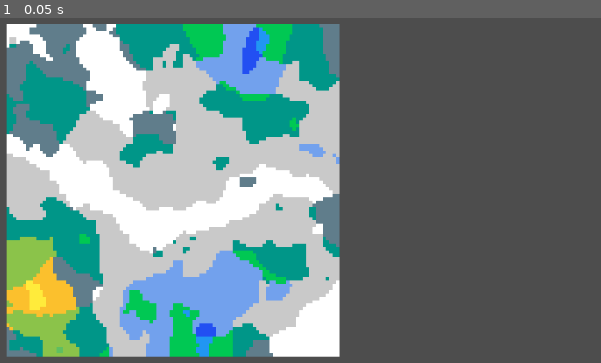
Above: before the commit, frame 1.
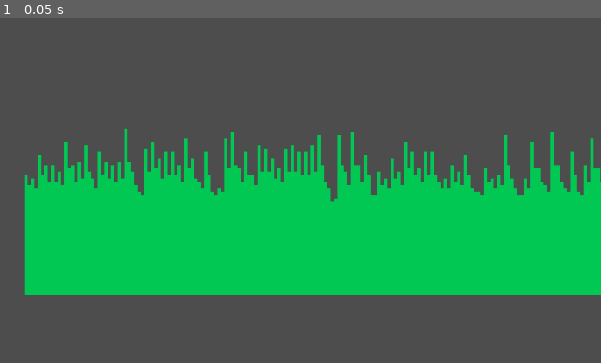
Above: after the commit, the same moment.

Repository: tomekblox/godot_projects
Game: Godot game, scene res://scenes/main.tscn
The game is run twice, just before and just after one commit, with the same random seed, the same clock (stepped at 60 frames per second) and the same inputs.
Inputs:
- Up to frame 1 (0.05 s): no input

The runs differ from the first frame. In frame 1, 69% of the frame differs, in the area x 0-100%, y 1-99%.

Commit message:
Cleared trash

Diff:
--- a/godod_wspolne/project.godot
+++ b/godod_wspolne/project.godot
@@ -14,3 +14,11 @@
 run/main_scene="res://scenes/main.tscn"
 config/features=PackedStringArray("4.3", "Forward Plus")
 config/icon="res://resources/icon.svg"
+
+[input]
+
+left_click={
+"deadzone": 0.5,
+"events": [Object(InputEventMouseButton,"resource_local_to_scene":false,"resource_name":"","device":-1,"window_id":0,"alt_pressed":false,"shift_pressed":false,"ctrl_pressed":false,"meta_pressed":false,"button_mask":1,"position":Vector2(165, 14),"global_position":Vector2(174, 60),"factor":1.0,"button_index":1,"canceled":false,"pressed":true,"double_click":false,"script":null)
+]
+}
--- /dev/null
+++ b/godod_wspolne/scenes/camera_2d.gd
@@ -0,0 +1,27 @@
+extends Camera2D
+
+var mouse_pos
+var camera_pos
+
+var dragging = false
+var creating = true
+
+@export var camera_speed = 5
+
+func _ready() -> void:
+	pass
+
+
+func _process(delta: float) -> void:
+	pass
+
+func _input(event: InputEvent) -> void:
+	if event.is_action("left_click"):
+		if event.is_pressed():
+			mouse_pos = event.position
+			camera_pos = position
+			dragging = true
+		else:
+			dragging = false
+	elif event is InputEventMouseMotion and dragging:
+		position = (mouse_pos - event.position)*camera_speed + camera_pos
--- a/godod_wspolne/scenes/ground.tscn
+++ b/godod_wspolne/scenes/ground.tscn
@@ -1,6 +1,5 @@
-[gd_scene load_steps=5 format=3 uid="uid://dkqfyye3l47f1"]
+[gd_scene load_steps=5 format=3 uid="uid://cidm2yjygg8gg"]
 
-[ext_resource type="Script" path="res://scripts/ground.gd" id="1_1d8nb"]
 [ext_resource type="Texture2D" uid="uid://cs4o0x00ufdcc" path="res://resources/tiles.png" id="1_d52cm"]
 
 [sub_resource type="TileSetAtlasSource" id="TileSetAtlasSource_dyrx7"]
@@ -25,6 +24,43 @@
 [sub_resource type="TileSet" id="TileSet_qs2a4"]
 sources/0 = SubResource("TileSetAtlasSource_dyrx7")
 
+[sub_resource type="GDScript" id="GDScript_qdtua"]
+script/source = "extends TileMapLayer
+
+var moisture = FastNoiseLite.new()
+var temperature = FastNoiseLite.new()
+
+
+
+# Called when the node enters the scene tree for the first time.
+func _ready() -> void:
+	moisture.seed = randi()
+	temperature.seed = randi()
+	generate_chunk()#TODO add generating based on player postiton
+	pass # Replace with function body.
+
+
+# Called every frame. 'delta' is the elapsed time since the previous frame.
+func _process(delta: float) -> void:
+
+	pass
+
+func generate_chunk():
+	for x in range(100):
+		for y in range(100):
+			var moist = moisture.get_noise_2d(x,y)
+			var temp = temperature.get_noise_2d(x,y)
+			set_cell(Vector2i(x,y),0,Vector2i(calc_noise(moist,4),calc_noise(temp,4)))
+			print(calc_noise(moist,3))
+
+func calc_noise(value,offset) -> int:
+	var a = round(value*offset)
+	if a > 0:
+		return a
+	else:
+		return -a
+"
+
 [node name="TileMapLayer" type="TileMapLayer"]
 tile_set = SubResource("TileSet_qs2a4")
-script = ExtResource("1_1d8nb")
+script = SubResource("GDScript_qdtua")
--- a/godod_wspolne/scenes/main.tscn
+++ b/godod_wspolne/scenes/main.tscn
@@ -1,11 +1,14 @@
-[gd_scene load_steps=2 format=3 uid="uid://dacshipt7rrhr"]
+[gd_scene load_steps=3 format=3 uid="uid://dacshipt7rrhr"]
 
-[ext_resource type="PackedScene" uid="uid://dkqfyye3l47f1" path="res://scenes/ground.tscn" id="1_h1v18"]
+[ext_resource type="Script" path="res://scenes/camera_2d.gd" id="1_jj0nt"]
+[ext_resource type="PackedScene" uid="uid://bc3xmktd4ajxn" path="res://scenes/terra.tscn" id="2_xo7lx"]
 
 [node name="Node2D" type="Node2D"]
-
-[node name="TileMapLayer" parent="." instance=ExtResource("1_h1v18")]
 
 [node name="Camera2D" type="Camera2D" parent="."]
 position = Vector2(938, 776)
 zoom = Vector2(0.3, 0.3)
+script = ExtResource("1_jj0nt")
+
+[node name="TileMapLayer" parent="." instance=ExtResource("2_xo7lx")]
+position = Vector2(87, 1286)
--- /dev/null
+++ b/godod_wspolne/scenes/terra.tscn
@@ -0,0 +1,31 @@
+[gd_scene load_steps=5 format=3 uid="uid://bc3xmktd4ajxn"]
+
+[ext_resource type="Script" path="res://scripts/terra.gd" id="1_pkrb7"]
+[ext_resource type="Texture2D" uid="uid://cs4o0x00ufdcc" path="res://resources/tiles.png" id="1_wx76k"]
+
+[sub_resource type="TileSetAtlasSource" id="TileSetAtlasSource_luvbm"]
+texture = ExtResource("1_wx76k")
+0:0/0 = 0
+1:0/0 = 0
+2:0/0 = 0
+3:0/0 = 0
+0:1/0 = 0
+1:1/0 = 0
+2:1/0 = 0
+3:1/0 = 0
+0:2/0 = 0
+1:2/0 = 0
+2:2/0 = 0
+3:2/0 = 0
+0:3/0 = 0
+1:3/0 = 0
+2:3/0 = 0
+3:3/0 = 0
+
+[sub_resource type="TileSet" id="TileSet_d33eo"]
+sources/0 = SubResource("TileSetAtlasSource_luvbm")
+
+[node name="TileMapLayer" type="TileMapLayer"]
+position = Vector2(0, 1000)
+tile_set = SubResource("TileSet_d33eo")
+script = ExtResource("1_pkrb7")
--- a/godod_wspolne/scripts/ground.gd
+++ /dev/null
@@ -1,34 +0,0 @@
-extends TileMapLayer
-
-var moisture = FastNoiseLite.new()
-var temperature = FastNoiseLite.new()
-
-
-
-# Called when the node enters the scene tree for the first time.
-func _ready() -> void:
-	moisture.seed = randi()
-	temperature.seed = randi()
-	generate_chunk()#TODO add generating based on player postiton
-	pass # Replace with function body.
-
-
-# Called every frame. 'delta' is the elapsed time since the previous frame.
-func _process(delta: float) -> void:
-
-	pass
-
-func generate_chunk():
-	for x in range(100):
-		for y in range(100):
-			var moist = moisture.get_noise_2d(x,y)
-			var temp = temperature.get_noise_2d(x,y)
-			set_cell(Vector2i(x,y),0,Vector2i(calc_noise(moist,4),calc_noise(temp,4)))
-			print(calc_noise(moist,3))
-
-func calc_noise(value,offset) -> int:
-	var a = round(value*offset)
-	if a > 0:
-		return a
-	else:
-		return -a
--- /dev/null
+++ b/godod_wspolne/scripts/terra.gd
@@ -0,0 +1,51 @@
+extends TileMapLayer
+
+var height = FastNoiseLite.new()
+var seed = randi()
+var width = 500
+var rng
+
+
+# Called when the node enters the scene tree for the first time.
+func _ready() -> void:
+	height.seed = seed
+	rng = RandomNumberGenerator.new()
+	rng.randomize()
+	var val = rng.randfn(5, 1.5)
+	var result = int(clamp(val, 0, 10))
+
+
+	generate_curve()
+
+
+# Called every frame. 'delta' is the elapsed time since the previous frame.
+func _process(delta: float) -> void:
+	pass
+
+func generate_curve() -> void:
+	var heights = []
+	heights.resize(width)
+	heights.fill(30)
+	for i in range(width-1):
+		if i % 2 == 0:
+			heights[i] = 30 + int(rng.randfn(10, 5))
+		else:
+			heights[i] = (heights[i-1] + heights[i+1])/2
+
+	for x in range(width):
+			for y in range(heights[x]):
+				set_cell(Vector2i(x,-y),0,Vector2i(2,1))
+	await get_tree().create_timer(2.0).timeout
+
+
+	##2
+	#for i in range(width-1):
+		#heights[i] = (heights[i-1]+heights[i+1])/2
+		#
+	#clear()
+	#for x in range(width):
+		#for y in range(heights[x]):
+			#set_cell(Vector2i(x,-y),0,Vector2i(2,1))
+	#await get_tree().create_timer(2.0).timeout
+
+	print("done")
